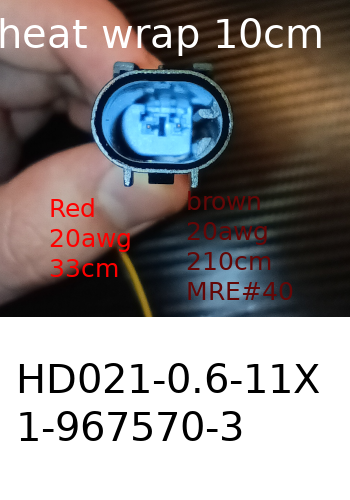
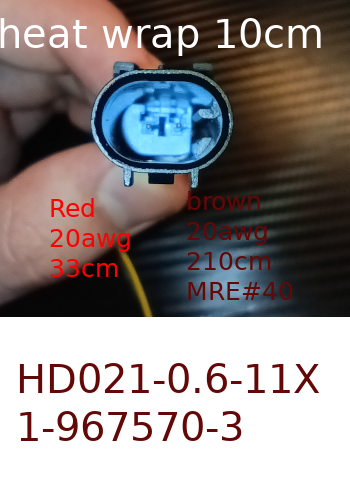
Layer changes from the first 350 × 500 image to the second:
painted on "HD021-0.6-11X ..." over [19,363,319,441]
